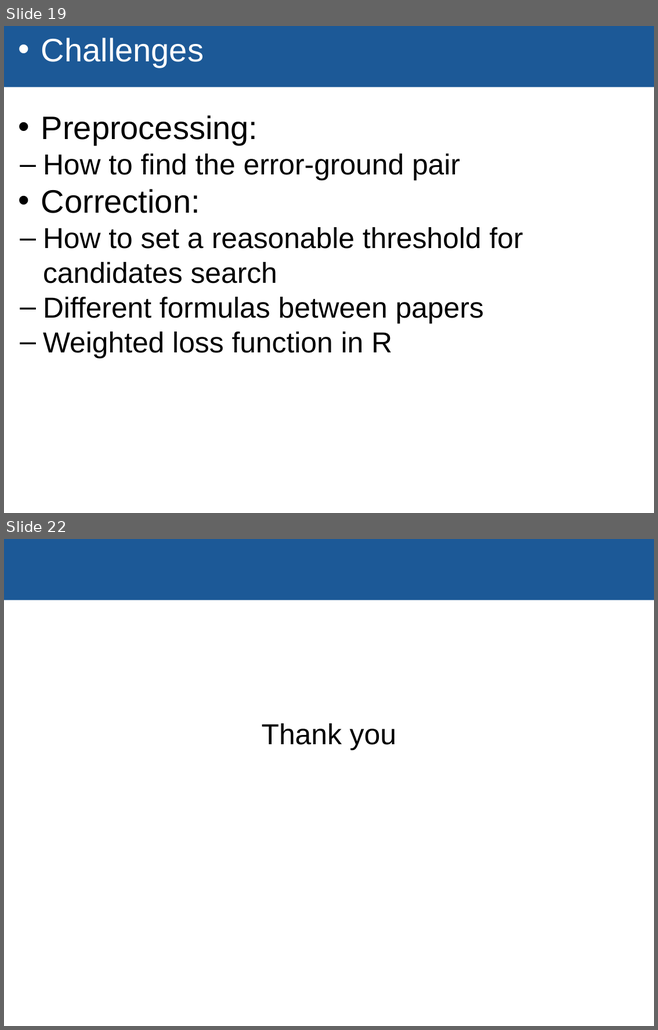
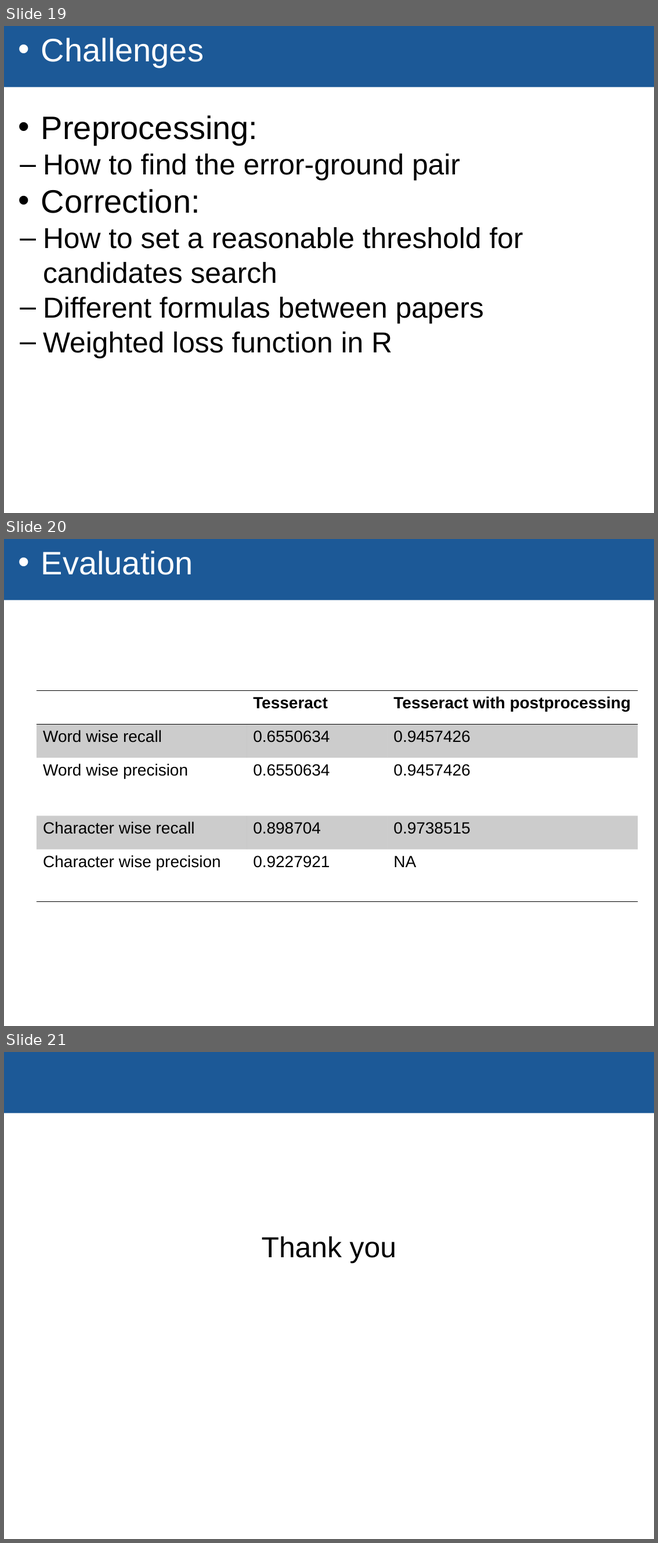
Before and after one commit to TZstatsADS/Fall2018-Project4-sec1-grp5, a slide deck: doc/GR5243 pro4.pptx. Shown one above the other, each under a label of ours: slides 19 and 22 before the commit, slides 19, 20 and 21 after it; the slides between them are not shown. The pictures are 658x1030 and 658x1543 pixels, drawn with LibreOffice and Linux fonts; fonts in the diff are those of the drawing; background and template pictures are left out. Boxes give left, top, right and bottom in pixels: in the first picture for what was removed or moved away, otherwise in the second. Text is boxed around its words. In the diff, an @@ line names an element or a change of style, - is before the commit and + after.

Commit message:
add evaluation

```diff
--- a/doc/GR5243 pro4.pptx
+++ b/doc/GR5243 pro4.pptx
@@ slide 20 added at [4, 539, 654, 1026], background #FFFFFF; not listed: 1 template element that a slide beside it also shows @@
@@ text added at [41, 551, 192, 575], 36 pt, text #FFFFFF @@
+• Evaluation
@@ table added at [36, 691, 637, 902], 5 rows, 3 columns @@
+ | Tesseract | Tesseract with postprocessing
+Word wise recall | 0.6550634 | 0.9457426
+Word wise precision | 0.6550634 | 0.9457426
+Character wise recall | 0.898704 | 0.9738515
+Character wise precision | 0.9227921 | NA
@@ what was slide 22 is now slide 21 @@
```
Also in this commit, not shown: 1 slide changed, 2 slides removed.
